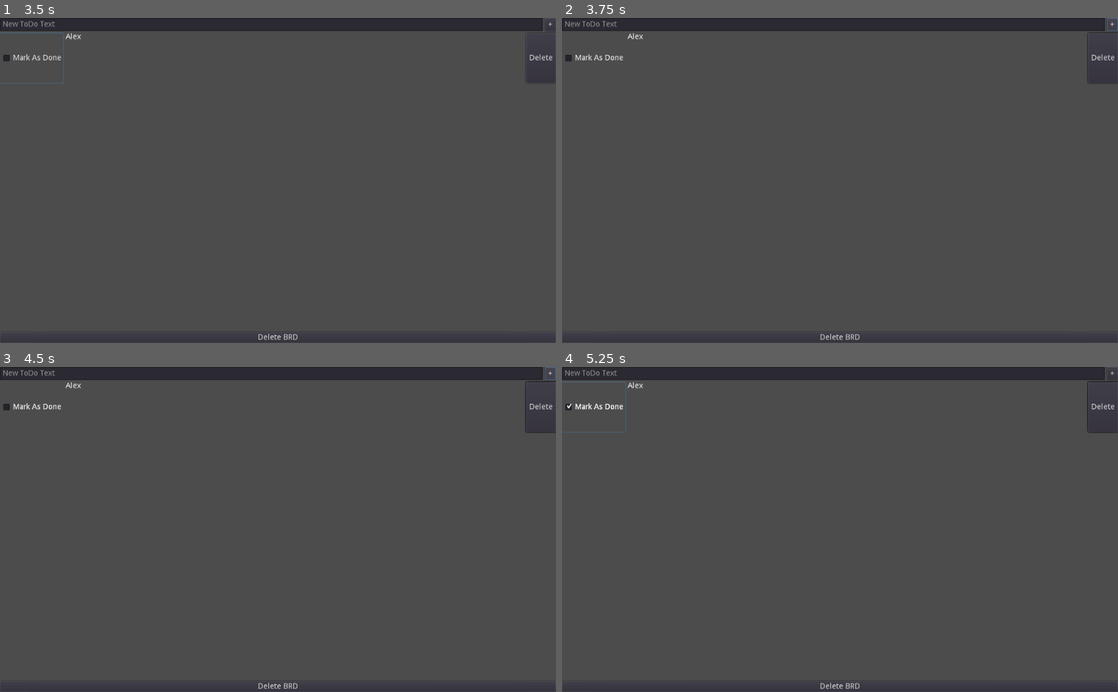
Above: before the commit, frames 1-4 (two rows, left to right).
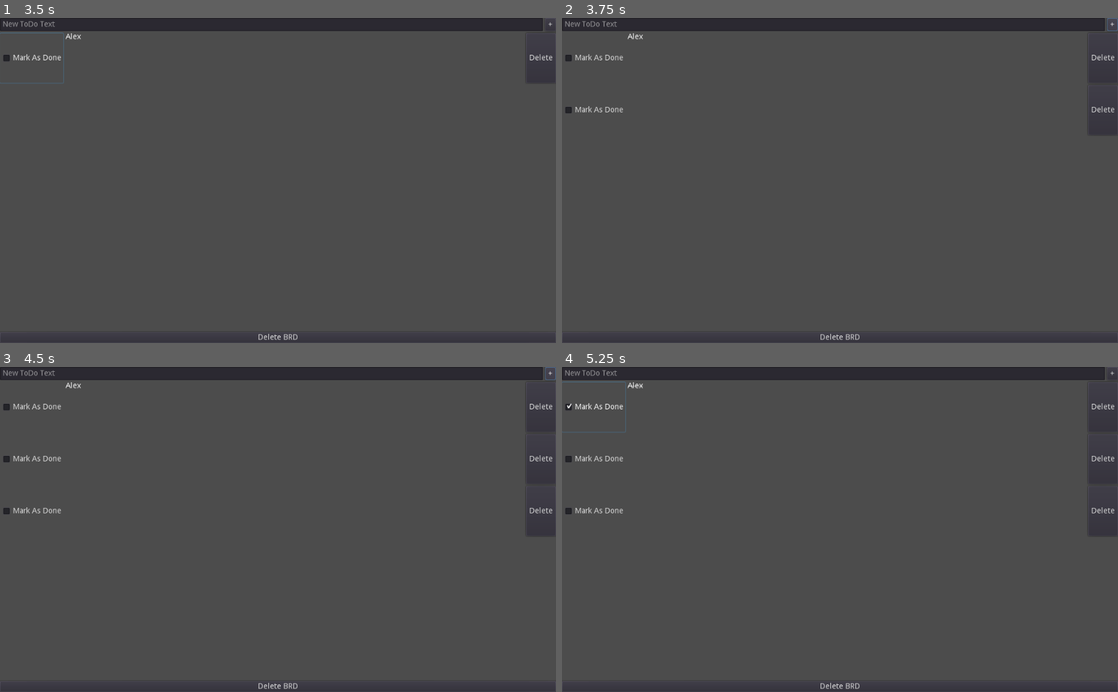
Above: after the commit, the same moments.

Repository: FunNoober/BRD-Sharp
Game: Godot game, scene res://assets/prefabs/NewToDoList.tscn
The game is run twice, just before and just after one commit, with the same random seed, the same clock (stepped at 60 frames per second) and the same inputs. This scene is started directly instead of the project's main scene.
Inputs (mouse positions are in pixels of both pictures, inside the frame that each line leads up to):
- Up to frame 1 (3.5 s): click (272, 24) at 0.52 s; type "Alex" at 0.6 s; click "+" at 1.25 s; click "Mark As Done" at 2 s; click "Mark As Done" at 2.75 s
- Up to frame 2 (3.75 s): click "+" at 3.5 s
- Up to frame 3 (4.5 s): click "+" at 4.25 s
- Up to frame 4 (5.25 s): click "Mark As Done" at 5 s

Frame 1 is identical in both runs. In frame 2, 0.2% of the frame differs, in the area x 0-100%, y 11-30%; in frame 3, 0.3%; in frame 4, 0.3%, in the area x 0-100%, y 4-52%.

Commit message:
Continue Working on ToDo
Fixed issue when changing a to-do state. Still need to set the text of the item when we instance it.

Diff:
--- a/program_files/assets/prefabs/NewToDoList.tscn
+++ b/program_files/assets/prefabs/NewToDoList.tscn
@@ -32,7 +32,7 @@
 margin_bottom = 24.0
 text = "+"
 
-[node name="Items" type="Control" parent="Items"]
+[node name="Items" type="VBoxContainer" parent="Items"]
 margin_top = 28.0
 margin_right = 1024.0
 margin_bottom = 576.0
--- a/program_files/scripts/NewToDoList.gd
+++ b/program_files/scripts/NewToDoList.gd
@@ -22,8 +22,12 @@
 		var contents_as_dictionary = parse_json(contents_as_text)
 		data_to_store = contents_as_dictionary
 		items_name_array = data_to_store.items_array
-		for i in range(len(items_name_array)):
-			create_new_item(items_name_array[i], false)
+		cur_index = data_to_store.cur_index
+		for i in range (len(items_name_array)):
+			#ToDo: When instancing in new items on ready, set their bbcode to the correct thing as well
+			var loc_i = create_new_item(items_name_array[i], false)
+			$Items/Items.add_child(loc_i)
+			save()
 
 func save():
 	data_to_store.items_array = items_name_array
@@ -56,8 +60,18 @@
 	save()
 
 func handle_task_state_changed(index, is_done, new_string):
-	#ToDo: Erase old string from array and append new string
-	pass
+	# WE are not reversing the order so if we are done then remove old string without bbcode then add in new, unaltered string.
+	#If we are not done then remove old string with bbcode then add in new string
+	if is_done == true:
+		items_name_array.erase(new_string.replace("[s]", ""))
+		items_name_array.append(new_string)
+	if is_done == false:
+		var new_loc_string = "[s]" + new_string + "[s]"
+
+		print(new_loc_string)
+		items_name_array.erase(new_loc_string)
+		items_name_array.append(new_string.replace("[s]", ""))
+	save()
 
 func _on_ConfirmationDialog_confirmed() -> void:
 	var dir = Directory.new()
